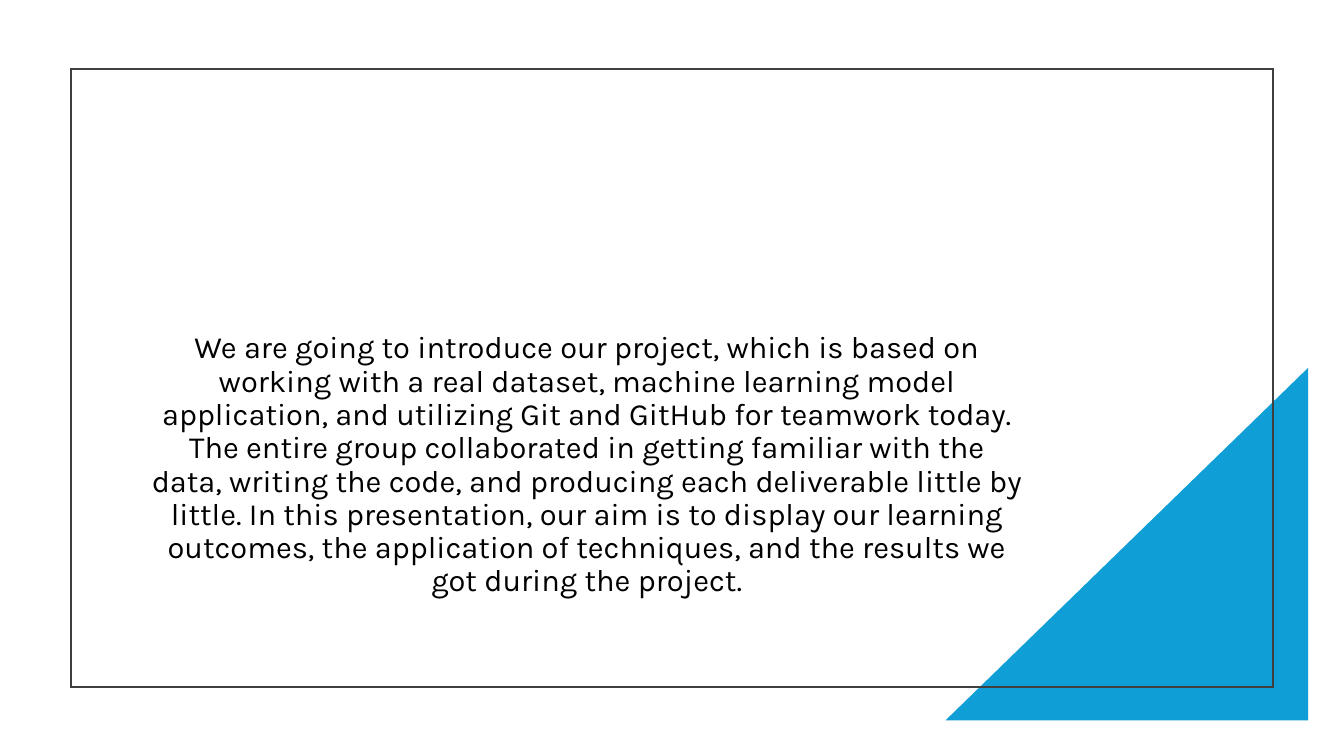
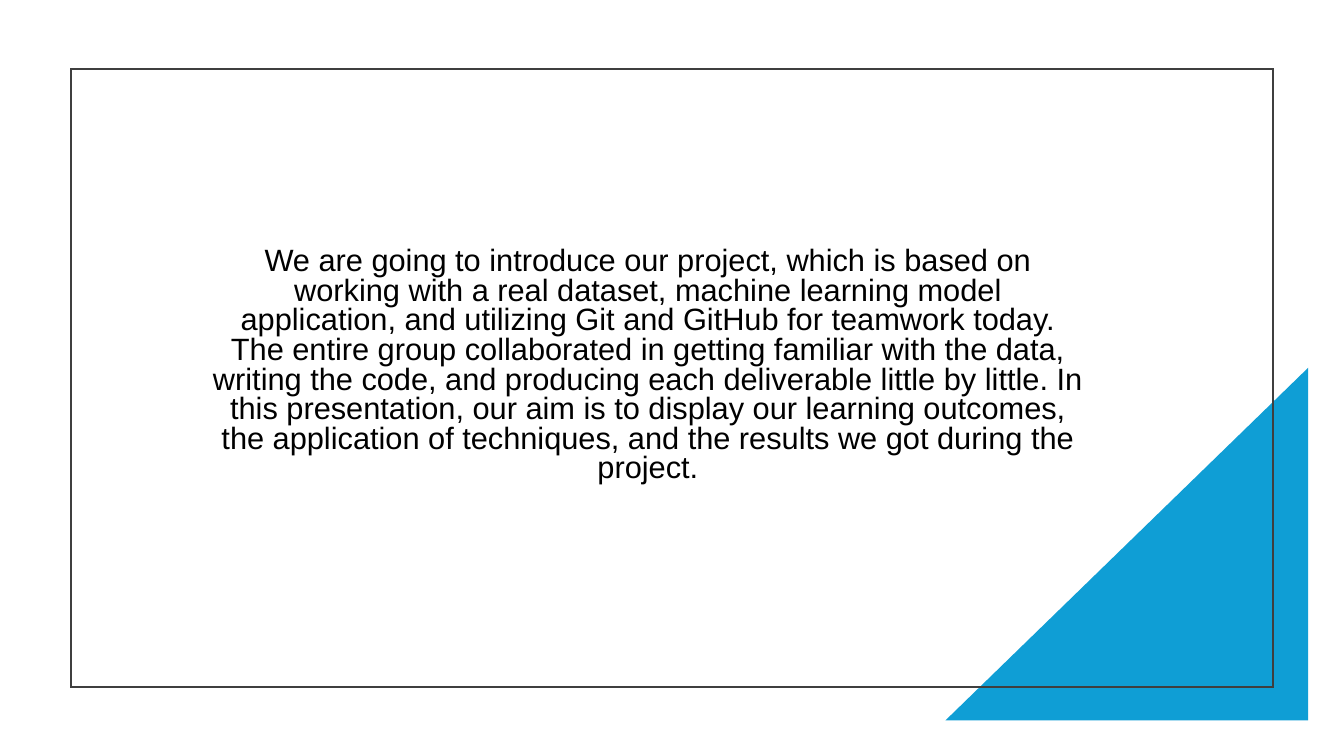
Before and after one commit to h7amdahh/cancer_dataset_uae, a slide deck: slide 3 of Cancer dataset UAE.pptx. Drawn at 1344x756 pixels with LibreOffice and Linux fonts; fonts in the diff are those of the drawing. Boxes give left, top, right and bottom in pixels: in the first picture for what was removed or moved away, otherwise in the second. Text is boxed around its words. In the diff, an @@ line names an element or a change of style, - is before the commit and + after.

Commit message:
Update Cancer dataset UAE.pptx
fix

```diff
--- a/Cancer dataset UAE.pptx
+++ b/Cancer dataset UAE.pptx
@@ rectangle at box(71, 69, 1273, 687): outline #404040 1.5 pt to #3F3F3F 1.5 pt @@
@@ text "We are going to introduce ...": place and size @@
-text "We are going to introduce ..." at box(152, 337, 1022, 599)
+text "We are going to introduce ..." at box(213, 248, 1083, 484)
@@ text "We are going to introduce ..." at box(213, 248, 1083, 484): font Karla to Arial; line spacing 0.9 to 0.8; less space between paragraphs @@
```
Also in this commit, not shown: 23 other slides changed, 5 slides added.
